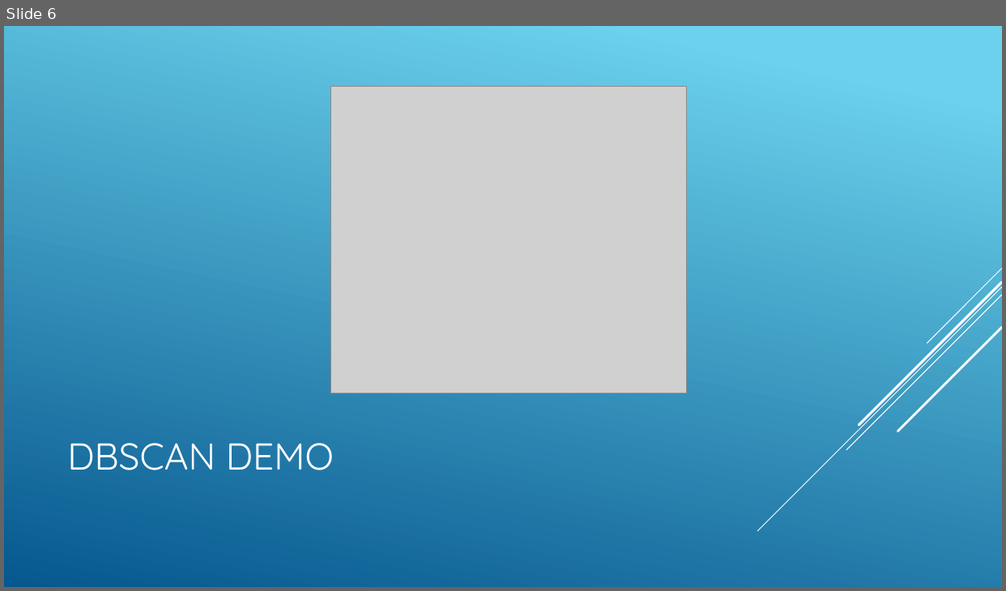
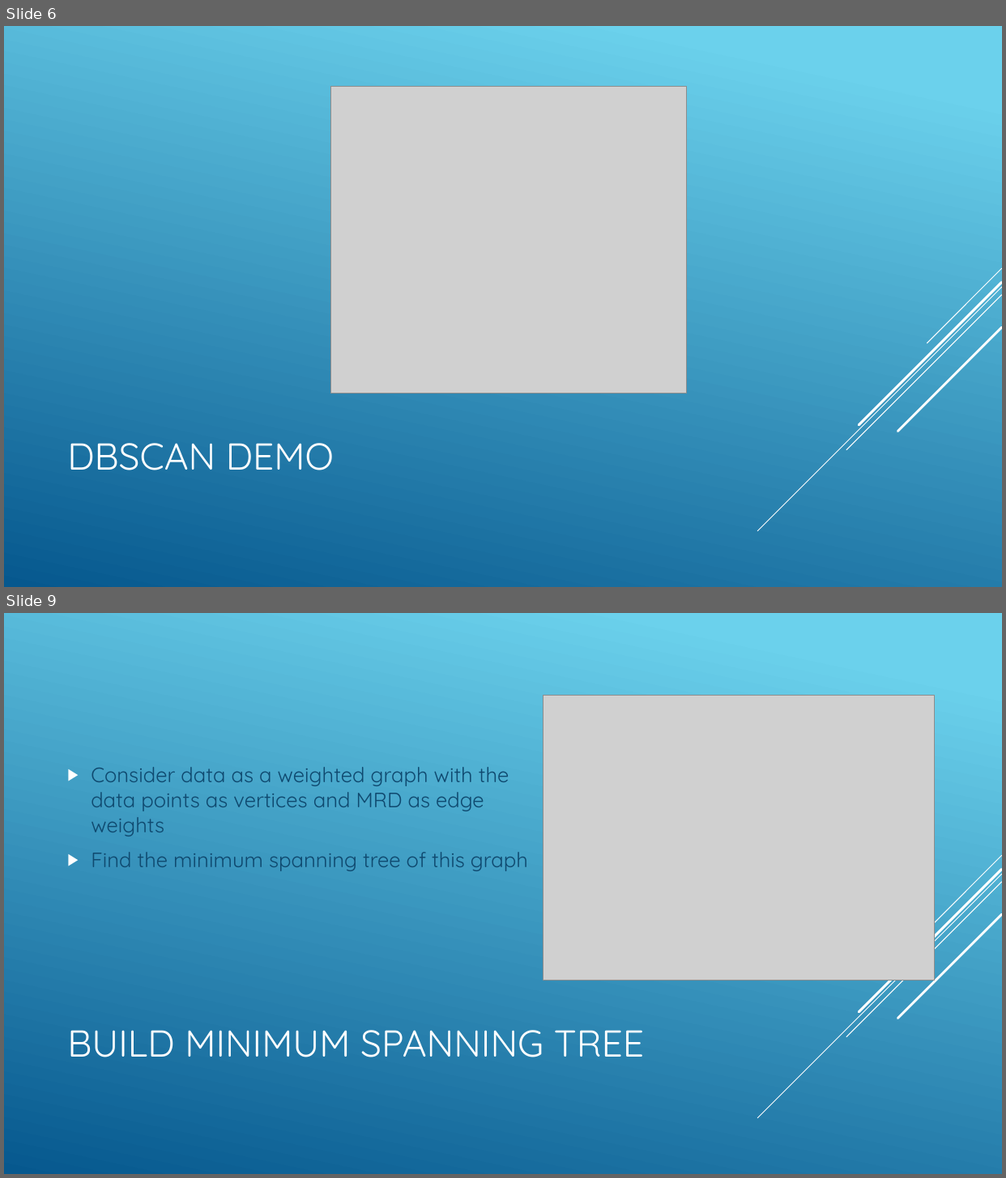
Before and after one commit to Vardominator/SorinLab, a slide deck: Talks/6_28_17/DensityBasedClustering.pptx. Shown one above the other, each under a label of ours: slide 6 before the commit, slides 6 and 9 after it; the slides between them are not shown. The pictures are 1006x591 and 1006x1178 pixels, drawn with LibreOffice and Linux fonts; fonts in the diff are those of the drawing; grey boxes stand for pictures. Boxes give left, top, right and bottom in pixels: in the first picture for what was removed or moved away, otherwise in the second. Text is boxed around its words. In the diff, an @@ line names an element or a change of style, - is before the commit and + after.

```diff
--- a/Talks/6_28_17/DensityBasedClustering.pptx
+++ b/Talks/6_28_17/DensityBasedClustering.pptx
@@ slide 9 added at [4, 613, 1002, 1174], background gradient #6ED2EB to #06588E; not listed: 5 template elements that a slide beside it also shows @@
@@ picture added at [543, 696, 935, 981] @@
@@ text added at [91, 767, 528, 871], 20 pt, text #0F496F @@
+▶ Consider data as a weighted graph with the data points as vertices and MRD as edge weights
+▶ Find the minimum spanning tree of this graph
@@ title added at [67, 1030, 644, 1058], 36 pt, text #FFFFFF @@
+BUILD MINIMUM SPANNING TREE
```
Also in this commit, not shown: 5 other slides added, 2 other files.
